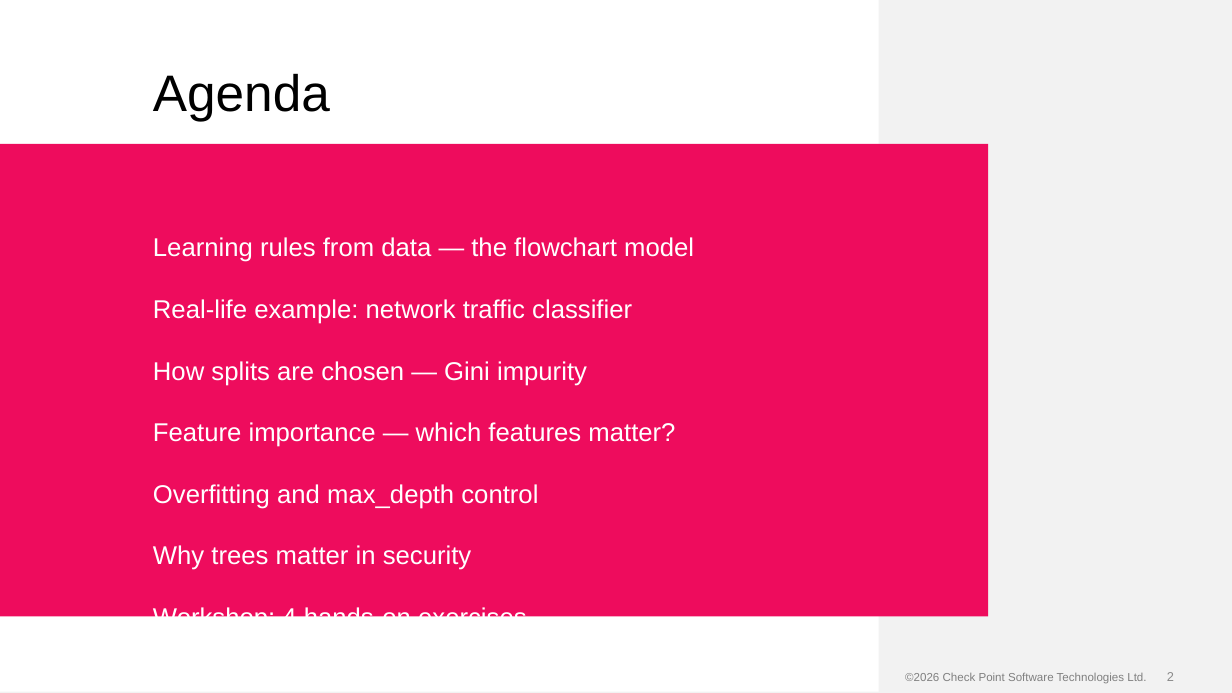
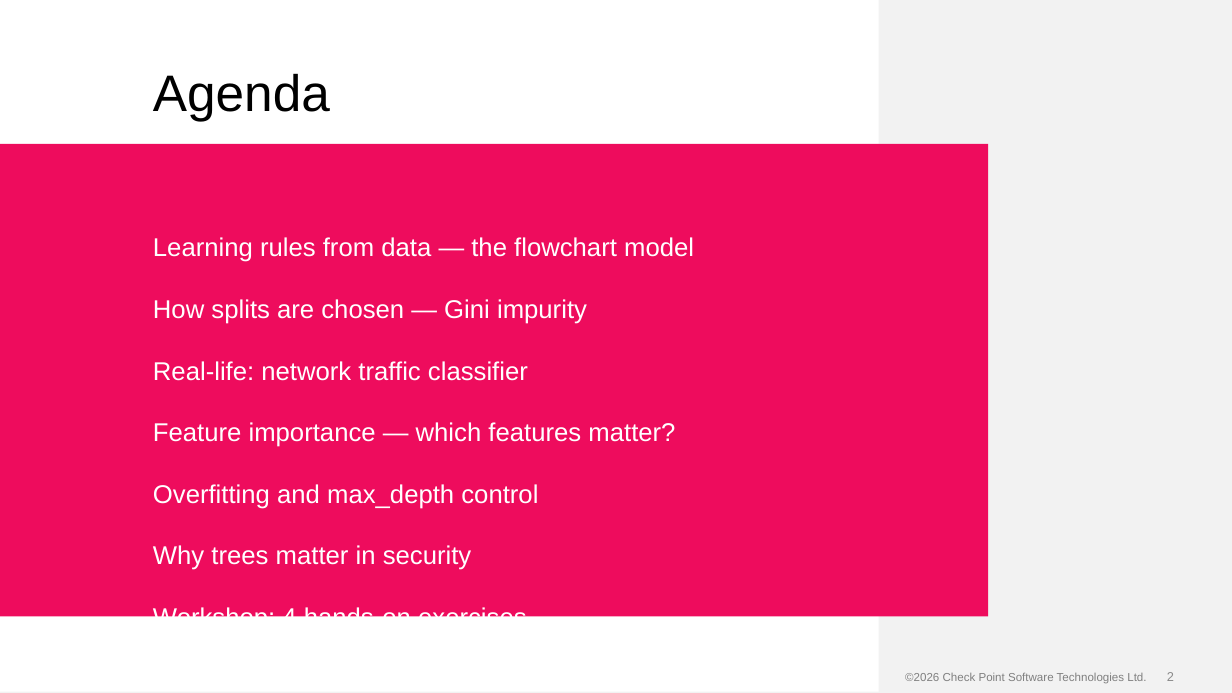
Before and after one commit to alshawwaf/ai-basic-training, a slide deck: slide 2 of stage1_classic_ml/04_decision_trees/Lecture-4-Decision-Trees.pptx. Drawn at 1232x693 pixels with LibreOffice and Linux fonts; fonts in the diff are those of the drawing; background and template pictures are left out. Boxes give left, top, right and bottom in pixels: in the first picture for what was removed or moved away, otherwise in the second. Text is boxed around its words. In the diff, an @@ line names an element or a change of style, - is before the commit and + after.

```diff
--- a/stage1_classic_ml/04_decision_trees/Lecture-4-Decision-Trees.pptx
+++ b/stage1_classic_ml/04_decision_trees/Lecture-4-Decision-Trees.pptx
@@ text at (153, 299, 632, 324): paragraph removed @@
-Real-life example: network traffic classifier
@@ text at (153, 361, 528, 381): paragraph added @@
+Real-life: network traffic classifier
```
Also in this commit, not shown: 6 other slides changed, 5 slides added, 3 slides removed.
